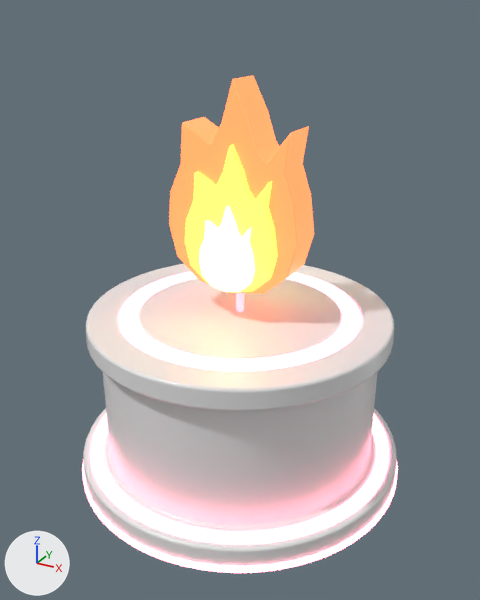
A saved change to the FBX model assets/lobby/fbx/Lobby_PED_Flame.fbx.
The view is the same before and after, from a 50 mm camera at (3.66, -6.66, 5.67) aimed at (0.07, -0.13, 2.4). The lights are fixed; the arrows at lower left show +X, +Y and +Z. The older version comes first.

The first picture shows 'Lobby_PED_Flame__Glyph_FlameOrange', 'Lobby_PED_Flame__Glyph_FlameRed', 'Lobby_PED_Flame__Glyph_FlameYellow', 'Lobby_PED_Flame__PedNeon_Flame', 'Lobby_PED_Flame__PedStem_Flame', 'Lobby_PED_Flame__PedestalMarble'.
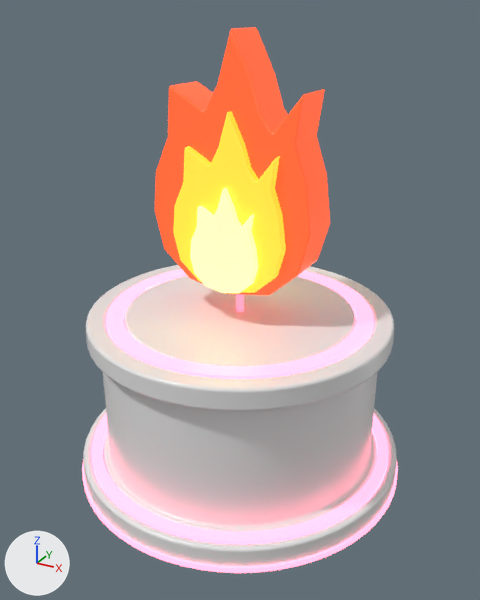
What changed in the scene script:
```text
Change mat_mat_glyph_flameorange:
    mat_mat_glyph_flameorange.base_color: (1.0, 0.55, 0.12) -> (1.0, 0.42, 0.05)  # orange #ffc461 -> orange #ffad3f
    mat_mat_glyph_flameorange.emission_color: (1.0, 0.48, 0.05) -> (1.0, 0.38, 0.02)  # orange #ffb83f -> orange #ffa627
    mat_mat_glyph_flameorange.emission_strength: 2.6 -> 1.4
Change mat_mat_glyph_flamered:
    mat_mat_glyph_flamered.base_color: (0.95, 0.22, 0.08) -> (0.9, 0.1, 0.03)  # orange #f98150 -> orange #f35930
    mat_mat_glyph_flamered.emission_color: (1.0, 0.16, 0.05) -> (1.0, 0.08, 0.02)  # orange #ff6f3f -> red #ff5027
    mat_mat_glyph_flamered.emission_strength: 2.0 -> 1.0
Change mat_mat_pedneon_flame:
    mat_mat_pedneon_flame.base_color: (1.0, 0.64, 0.685) -> (1.0, 0.2, 0.3)  # pink #ffd1d8 -> red #ff7c95
    mat_mat_pedneon_flame.emission_strength: 5.0 -> 2.6
Change mat_mat_glyph_flameyellow:
    mat_mat_glyph_flameyellow.emission_color: (1.0, 0.88, 0.3) -> (1.0, 0.8, 0.2)  # yellow #fff195 -> yellow #ffe77c
    mat_mat_glyph_flameyellow.emission_strength: 3.2 -> 1.8
Change mat_mat_pedstem_flame:
    mat_mat_pedstem_flame.base_color: (1.0, 0.64, 0.685) -> (1.0, 0.2, 0.3)  # pink #ffd1d8 -> red #ff7c95
Change me_lobby_ped_flame__glyph_flameorange:
    remove me_lobby_ped_flame__glyph_flameorange.from_pydata(...)  # 200 vertices, 212 faces; spans x -0.58..0.62, y -0.33..0.33, z 2.58..4.31
    add me_lobby_ped_flame__glyph_flameorange.from_pydata(...)  # 200 vertices, 212 faces; spans x -0.7..0.75, y -0.4..0.4, z 2.59..4.66
    me_lobby_ped_flame__glyph_flameorange part 4: the whole mesh is scaled about its middle by 1.2, then moved by (0.0, 0.0, 0.18)
Change me_lobby_ped_flame__glyph_flamered:
    remove me_lobby_ped_flame__glyph_flamered.from_pydata(...)  # 200 vertices, 212 faces; spans x -0.86..0.86, y -0.25..0.25, z 2.52..4.99
    add me_lobby_ped_flame__glyph_flamered.from_pydata(...)  # 200 vertices, 212 faces; spans x -1.03..1.03, y -0.3..0.3, z 2.52..5.48
    me_lobby_ped_flame__glyph_flamered part 1: the whole mesh is scaled about its middle by 1.2, then moved by (0.0, 0.0, 0.25)
Change me_lobby_ped_flame__pedneon_flame:
    where me_lobby_ped_flame__pedneon_flame.from_pydata(...)  # 768 vertices, 768 faces; spans x -2.13..2.13, y -2.13..2.13, z 0.02..2.21
    me_lobby_ped_flame__pedneon_flame part 3: the loose piece of 256 vertices spanning x -1.49..1.49, y -1.49..1.49, z 2.11..2.21 is multiplied about its middle by the matrix ((1.115, 0.0, 0.0), (0.0, 1.115, 0.0), (0.0, 0.0, 1.0))
Change me_lobby_ped_flame__glyph_flameyellow:
    remove me_lobby_ped_flame__glyph_flameyellow.from_pydata(...)  # 200 vertices, 212 faces; spans x -0.341..0.381, y -0.4..0.4, z 2.6..3.636
    add me_lobby_ped_flame__glyph_flameyellow.from_pydata(...)  # 200 vertices, 212 faces; spans x -0.409..0.457, y -0.48..0.48, z 2.616..3.859
    me_lobby_ped_flame__glyph_flameyellow part 2: the whole mesh is scaled about its middle by 1.2, then moved by (0.004, 0.0, 0.12)
Change me_lobby_ped_flame__pedestalmarble:
    where me_lobby_ped_flame__pedestalmarble.from_pydata(...)  # 1824 vertices, 1778 faces; spans x -2.1..2.1, y -2.1..2.1, z 0.0..2.2
    me_lobby_ped_flame__pedestalmarble part 5: 480 of 1824 vertices moved; they spanned x -1.54..1.54, y -1.54..1.54, z 2.12..2.2 and now span x -1.7..1.7, y -1.7..1.7, z 2.12..2.2; mean shift (0.0, 0.0, 0.0); largest move (1.54, 0.0, 2.2) -> (1.7, 0.0, 2.2)
```

Where the change shows, as pixel boxes (x1, y1, x2, y2) in the pictures (480 x 600 px; the box of a moved part takes in the faces that stretch with it):
'Lobby_PED_Flame__PedestalMarble', reshaped
    before: (83, 264, 397, 566)
    after: (83, 265, 397, 566)
'Lobby_PED_Flame__Glyph_FlameRed', recoloured, surface changed, moved, rescaled (21% wider, 22% taller)
    before: (169, 75, 314, 294)
    after: (155, 27, 330, 295)
'Lobby_PED_Flame__PedNeon_Flame', recoloured, surface changed, reshaped
    before: (82, 272, 398, 573)
    after: (82, 269, 398, 573)
'Lobby_PED_Flame__Glyph_FlameOrange', recoloured, surface changed, moved, rescaled (21% wider, 23% taller)
    before: (185, 144, 278, 292)
    after: (173, 111, 286, 293)
'Lobby_PED_Flame__Glyph_FlameYellow', recoloured, surface changed, moved, rescaled (23% wider, 22% taller)
    before: (199, 206, 255, 292)
    after: (190, 188, 259, 293)
'Lobby_PED_Flame__PedStem_Flame', recoloured
    both: (236, 294, 244, 312)
part 3 of me_lobby_ped_flame__pedneon_flame, moved or reshaped
    before: (119, 272, 360, 371)
    after: (106, 269, 374, 379)
part 5 of me_lobby_ped_flame__pedestalmarble, moved or reshaped
    before: (89, 264, 391, 388)
    after: (89, 265, 391, 388)
